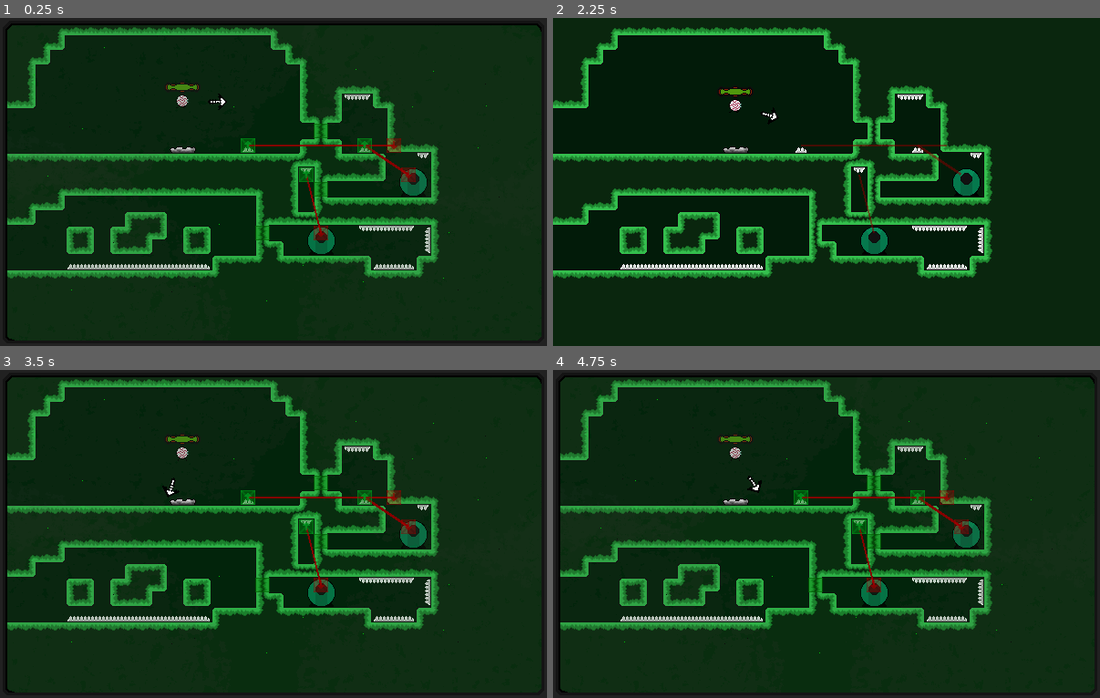
Above: before the commit, frames 1-4 (two rows, left to right).
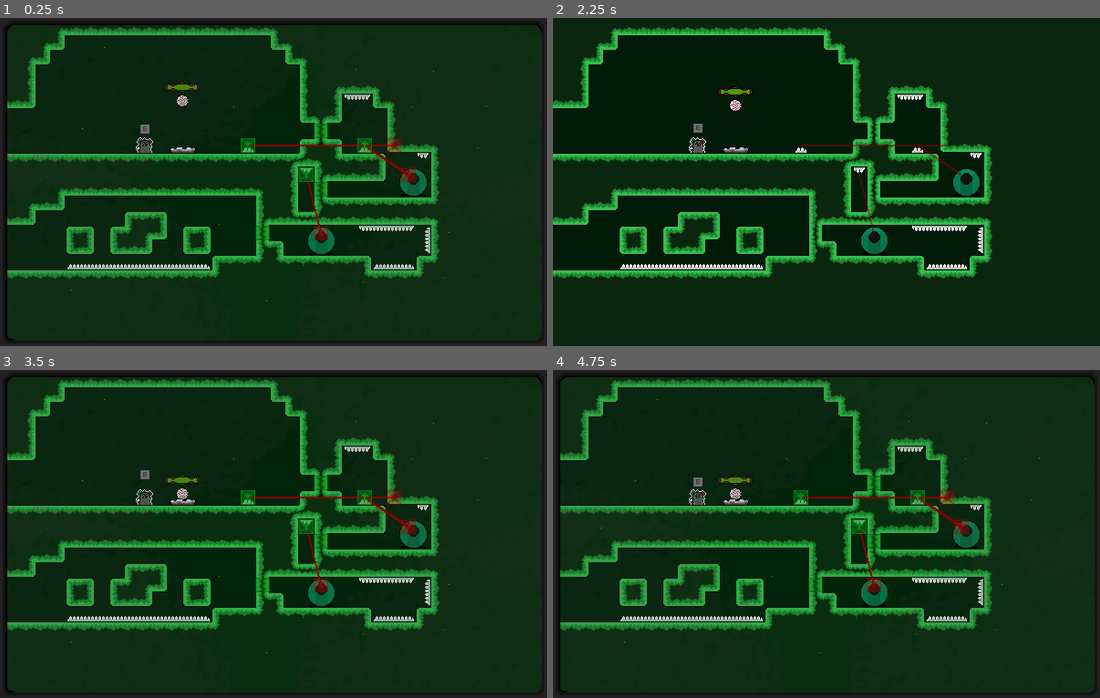
Above: after the commit, the same moments.

Repository: epimetheusgames/EyeSore
Game: Godot game, scene res://Levels/ExamplePuzzleLevel.tscn
Same seed, same stepped clock (60 frames per second), same inputs: the game is played once before the commit and once after it. This scene is started directly instead of the project's main scene.
Inputs (mouse positions are in pixels of both pictures, inside the frame that each line leads up to):
- Up to frame 1 (0.25 s): no input
- Up to frame 2 (2.25 s): click (799, 152) at 0.52 s; click (946, 145) at 1.27 s; tap Enter (ui_accept) at 2 s; move the mouse to (946, 165) at 2.02 s; hold Up (Just_Arrowkey_Up) from 2.03 s (still down); tap E (switch_wire_ui) at 2.1 s
- Up to frame 3 (3.5 s): keep holding Up (Just_Arrowkey_Up); tap Enter (ui_accept) at 2.27, 3.02 s; move the mouse to (164, 550) at 2.77 s; click (164, 550) at 2.85 s; tap E (switch_wire_ui) at 3.05 s
- Up to frame 4 (4.75 s): tap Enter (ui_accept) at 3.5, 4.52 s; move the mouse to (881, 461) at 3.52 s; release Up (Just_Arrowkey_Up) at 3.53 s; hold Down (Just_Arrowkey_Down) 3.53-4.28 s; right-click (881, 461) at 3.6 s; tap E (switch_wire_ui) at 3.8, 4.55 s; move the mouse to (799, 599) at 4.27 s; hold Up (Just_Arrowkey_Up) from 4.28 s (still down); tap Alt (self_destruct) at 4.35 s

The runs differ from the first frame. In frame 1, 0.2% of the frame differs, in the area x 24-42%, y 23-42%; in frame 2, 0.2%; in frame 3, 0.5%, in the area x 24-37%, y 19-42%; in frame 4, 0.5%.
Error in both runs: Attempt to call function 'play' in base 'null instance' on a null instance. (res://Player.gd:184)

Commit message:
implemented the wire terminal, still a little polish to be done

Diff:
--- a/OGPC_Project_Native_Directory/Levels/ExamplePuzzleLevel.tscn
+++ b/OGPC_Project_Native_Directory/Levels/ExamplePuzzleLevel.tscn
@@ -11,6 +11,7 @@
 [ext_resource path="res://Levels/Spikes_TileSet.tres" type="TileSet" id=9]
 [ext_resource path="res://LevelFinish.tscn" type="PackedScene" id=10]
 [ext_resource path="res://OGPC Soundtrack 6.mp3" type="AudioStream" id=11]
+[ext_resource path="res://Wire_Terminal.tscn" type="PackedScene" id=12]
 
 [node name="Level_Manager" type="Node2D"]
 pause_mode = 1
@@ -102,8 +103,16 @@
 stream = ExtResource( 11 )
 autoplay = true
 
+[node name="Wire_Terminal" parent="Save_Functionality" instance=ExtResource( 12 )]
+position = Vector2( -41, 40 )
+z_index = -5
+
+[node name="Terminal_Sprite" parent="Save_Functionality/Wire_Terminal" index="0"]
+frame = 7
+
 [editable path="Save_Functionality/Player_Body"]
 [editable path="Save_Functionality/Wire"]
 [editable path="Save_Functionality/Wire2"]
 [editable path="Save_Functionality/Wire3"]
 [editable path="Save_Functionality/WireUIBox"]
+[editable path="Save_Functionality/Wire_Terminal"]
--- a/OGPC_Project_Native_Directory/Levels/Level_Script.gd
+++ b/OGPC_Project_Native_Directory/Levels/Level_Script.gd
@@ -17,6 +17,8 @@
 var loaded = false
 var deleted_spikes = []
 var deleted_spike_types = []
+var wire_terminals = [] # this will end up being a list of all the nodes in the wire terminal group so the script can iterate through them and check if the player is in range of any of them
+var in_range_of_wire_terminal = false
 
 onready var wire_scene = preload("res://Wire.tscn")
 
@@ -132,6 +134,8 @@
 
 
 func _process(delta):
+	check_for_in_range_terminals()
+
 	if Input.is_action_just_pressed("ui_pause"):
 		get_parent().Open_Pause_Menu()
 
@@ -151,8 +155,10 @@
 			wire._on_Side1_button_down()
 			get_node("Save_Functionality").add_child(wire)
 
-	if Input.is_action_just_pressed("switch_wire_ui") and can_wire_ui:
+	if Input.is_action_just_pressed("switch_wire_ui") and can_wire_ui and in_range_of_wire_terminal:
 		is_wire_ui = not is_wire_ui
+	elif Input.is_action_just_pressed("switch_wire_ui") and is_wire_ui == true:
+		is_wire_ui = false
 
 	var wire_ui_box = get_node("Save_Functionality").get_node("WireUIBox")
 	var player = get_node("Save_Functionality").get_node("Player_Body")
@@ -177,3 +183,10 @@
 	if not loaded:
 		loaded = true
 		set_player_spawnpoint_and_position_reality(health, player_position, spawnpoint, enemy1s, enemy2s, pixelated_bosses, get_tree())
+
+func check_for_in_range_terminals():
+	wire_terminals = get_tree().get_nodes_in_group("Wire_Terminal")
+	for i in wire_terminals:
+		in_range_of_wire_terminal = false
+		if i.is_in_use_range == true:
+			in_range_of_wire_terminal = true
--- a/OGPC_Project_Native_Directory/Player.gd
+++ b/OGPC_Project_Native_Directory/Player.gd
@@ -298,7 +298,8 @@
 		get_parent().add_child(death_particles)
 
 func force_death():
-	position = start_position
+	#position = start_position
+	pass
 
 func _on_Death_Animation_Timer_timeout():
 	$AnimatedSprite.show()
--- a/OGPC_Project_Native_Directory/Player.tscn
+++ b/OGPC_Project_Native_Directory/Player.tscn
@@ -1,10 +1,9 @@
-[gd_scene load_steps=55 format=2]
+[gd_scene load_steps=54 format=2]
 
 [ext_resource path="res://Death_Anim_Transition_Darkness.gd" type="Script" id=1]
 [ext_resource path="res://ProgressBar.tscn" type="PackedScene" id=2]
 [ext_resource path="res://Player.gd" type="Script" id=3]
 [ext_resource path="res://Player_Death_Anim_Transition_Sprite.png" type="Texture" id=4]
-[ext_resource path="res://OGPC_Game_Project_Gun_Position_Indicator.png" type="Texture" id=5]
 [ext_resource path="res://Pixilart Sprite Sheet.png" type="Texture" id=6]
 [ext_resource path="res://OGPC_Player_Bullet_Shockwave_Shader_Outline.png" type="Texture" id=7]
 [ext_resource path="res://OGPC_Project_Player_Health_Bar_Improved_Empty.png" type="Texture" id=8]
@@ -22,6 +21,81 @@
 atlas = ExtResource( 6 )
 region = Rect2( 96, 0, 16, 16 )
 
+[sub_resource type="AtlasTexture" id=87]
+flags = 1
+atlas = ExtResource( 12 )
+region = Rect2( 0, 0, 16, 16 )
+
+[sub_resource type="AtlasTexture" id=88]
+flags = 1
+atlas = ExtResource( 12 )
+region = Rect2( 16, 0, 16, 16 )
+
+[sub_resource type="AtlasTexture" id=89]
+flags = 1
+atlas = ExtResource( 12 )
+region = Rect2( 32, 0, 16, 16 )
+
+[sub_resource type="AtlasTexture" id=86]
+flags = 1
+atlas = ExtResource( 6 )
+region = Rect2( 192, 0, 16, 16 )
+
+[sub_resource type="AtlasTexture" id=94]
+flags = 1
+atlas = ExtResource( 12 )
+region = Rect2( 288, 0, 16, 16 )
+
+[sub_resource type="AtlasTexture" id=95]
+flags = 1
+atlas = ExtResource( 12 )
+region = Rect2( 304, 0, 16, 16 )
+
+[sub_resource type="AtlasTexture" id=96]
+flags = 1
+atlas = ExtResource( 12 )
+region = Rect2( 320, 0, 16, 16 )
+
+[sub_resource type="AtlasTexture" id=97]
+flags = 1
+atlas = ExtResource( 12 )
+region = Rect2( 336, 0, 16, 16 )
+
+[sub_resource type="AtlasTexture" id=98]
+flags = 1
+atlas = ExtResource( 12 )
+region = Rect2( 352, 0, 16, 16 )
+
+[sub_resource type="AtlasTexture" id=99]
+flags = 1
+atlas = ExtResource( 12 )
+region = Rect2( 368, 0, 16, 16 )
+
+[sub_resource type="AtlasTexture" id=100]
+flags = 1
+atlas = ExtResource( 12 )
+region = Rect2( 384, 0, 16, 16 )
+
+[sub_resource type="AtlasTexture" id=101]
+flags = 1
+atlas = ExtResource( 12 )
+region = Rect2( 400, 0, 16, 16 )
+
+[sub_resource type="AtlasTexture" id=102]
+flags = 1
+atlas = ExtResource( 12 )
+region = Rect2( 416, 0, 16, 16 )
+
+[sub_resource type="AtlasTexture" id=103]
+flags = 1
+atlas = ExtResource( 12 )
+region = Rect2( 432, 0, 16, 16 )
+
+[sub_resource type="AtlasTexture" id=104]
+flags = 1
+atlas = ExtResource( 12 )
+region = Rect2( 448, 0, 16, 16 )
+
 [sub_resource type="AtlasTexture" id=78]
 flags = 1
 atlas = ExtResource( 11 )
@@ -37,21 +111,56 @@
 atlas = ExtResource( 11 )
 region = Rect2( 32, 0, 16, 16 )
 
-[sub_resource type="AtlasTexture" id=87]
-flags = 1
-atlas = ExtResource( 12 )
-region = Rect2( 0, 0, 16, 16 )
-
-[sub_resource type="AtlasTexture" id=88]
-flags = 1
-atlas = ExtResource( 12 )
+[sub_resource type="AtlasTexture" id=56]
+flags = 1
+atlas = ExtResource( 6 )
 region = Rect2( 16, 0, 16, 16 )
 
-[sub_resource type="AtlasTexture" id=89]
-flags = 1
-atlas = ExtResource( 12 )
+[sub_resource type="AtlasTexture" id=57]
+flags = 1
+atlas = ExtResource( 6 )
 region = Rect2( 32, 0, 16, 16 )
 
+[sub_resource type="AtlasTexture" id=58]
+flags = 1
+atlas = ExtResource( 6 )
+region = Rect2( 48, 0, 16, 16 )
+
+[sub_resource type="AtlasTexture" id=59]
+flags = 1
+atlas = ExtResource( 6 )
+region = Rect2( 64, 0, 16, 16 )
+
+[sub_resource type="AtlasTexture" id=60]
+flags = 1
+atlas = ExtResource( 6 )
+region = Rect2( 80, 0, 16, 16 )
+
+[sub_resource type="AtlasTexture" id=62]
+flags = 1
+atlas = ExtResource( 6 )
+region = Rect2( 112, 0, 16, 16 )
+
+[sub_resource type="AtlasTexture" id=63]
+flags = 1
+atlas = ExtResource( 6 )
+region = Rect2( 128, 0, 16, 16 )
+
+[sub_resource type="AtlasTexture" id=64]
+flags = 1
+atlas = ExtResource( 6 )
+region = Rect2( 144, 0, 16, 16 )
+
+[sub_resource type="AtlasTexture" id=65]
+flags = 1
+atlas = ExtResource( 6 )
+region = Rect2( 160, 0, 16, 16 )
+
+[sub_resource type="AtlasTexture" id=66]
+flags = 1
+atlas = ExtResource( 6 )
+region = Rect2( 176, 0, 16, 16 )
+
 [sub_resource type="AtlasTexture" id=90]
 flags = 1
 atlas = ExtResource( 12 )
@@ -66,116 +175,6 @@
 flags = 1
 atlas = ExtResource( 12 )
 region = Rect2( 80, 0, 16, 16 )
-
-[sub_resource type="AtlasTexture" id=86]
-flags = 1
-atlas = ExtResource( 6 )
-region = Rect2( 192, 0, 16, 16 )
-
-[sub_resource type="AtlasTexture" id=94]
-flags = 1
-atlas = ExtResource( 12 )
-region = Rect2( 288, 0, 16, 16 )
-
-[sub_resource type="AtlasTexture" id=95]
-flags = 1
-atlas = ExtResource( 12 )
-region = Rect2( 304, 0, 16, 16 )
-
-[sub_resource type="AtlasTexture" id=96]
-flags = 1
-atlas = ExtResource( 12 )
-region = Rect2( 320, 0, 16, 16 )
-
-[sub_resource type="AtlasTexture" id=97]
-flags = 1
-atlas = ExtResource( 12 )
-region = Rect2( 336, 0, 16, 16 )
-
-[sub_resource type="AtlasTexture" id=98]
-flags = 1
-atlas = ExtResource( 12 )
-region = Rect2( 352, 0, 16, 16 )
-
-[sub_resource type="AtlasTexture" id=99]
-flags = 1
-atlas = ExtResource( 12 )
-region = Rect2( 368, 0, 16, 16 )
-
-[sub_resource type="AtlasTexture" id=100]
-flags = 1
-atlas = ExtResource( 12 )
-region = Rect2( 384, 0, 16, 16 )
-
-[sub_resource type="AtlasTexture" id=101]
-flags = 1
-atlas = ExtResource( 12 )
-region = Rect2( 400, 0, 16, 16 )
-
-[sub_resource type="AtlasTexture" id=102]
-flags = 1
-atlas = ExtResource( 12 )
-region = Rect2( 416, 0, 16, 16 )
-
-[sub_resource type="AtlasTexture" id=103]
-flags = 1
-atlas = ExtResource( 12 )
-region = Rect2( 432, 0, 16, 16 )
-
-[sub_resource type="AtlasTexture" id=104]
-flags = 1
-atlas = ExtResource( 12 )
-region = Rect2( 448, 0, 16, 16 )
-
-[sub_resource type="AtlasTexture" id=56]
-flags = 1
-atlas = ExtResource( 6 )
-region = Rect2( 16, 0, 16, 16 )
-
-[sub_resource type="AtlasTexture" id=57]
-flags = 1
-atlas = ExtResource( 6 )
-region = Rect2( 32, 0, 16, 16 )
-
-[sub_resource type="AtlasTexture" id=58]
-flags = 1
-atlas = ExtResource( 6 )
-region = Rect2( 48, 0, 16, 16 )
-
-[sub_resource type="AtlasTexture" id=59]
-flags = 1
-atlas = ExtResource( 6 )
-region = Rect2( 64, 0, 16, 16 )
-
-[sub_resource type="AtlasTexture" id=60]
-flags = 1
-atlas = ExtResource( 6 )
-region = Rect2( 80, 0, 16, 16 )
-
-[sub_resource type="AtlasTexture" id=62]
-flags = 1
-atlas = ExtResource( 6 )
-region = Rect2( 112, 0, 16, 16 )
-
-[sub_resource type="AtlasTexture" id=63]
-flags = 1
-atlas = ExtResource( 6 )
-region = Rect2( 128, 0, 16, 16 )
-
-[sub_resource type="AtlasTexture" id=64]
-flags = 1
-atlas = ExtResource( 6 )
-region = Rect2( 144, 0, 16, 16 )
-
-[sub_resource type="AtlasTexture" id=65]
-flags = 1
-atlas = ExtResource( 6 )
-region = Rect2( 160, 0, 16, 16 )
-
-[sub_resource type="AtlasTexture" id=66]
-flags = 1
-atlas = ExtResource( 6 )
-region = Rect2( 176, 0, 16, 16 )
 
 [sub_resource type="SpriteFrames" id=1]
 animations = [ {
@@ -189,30 +188,30 @@
 "name": "Idle_Right",
 "speed": 5.0
 }, {
+"frames": [ SubResource( 87 ), SubResource( 88 ), SubResource( 89 ) ],
+"loop": false,
+"name": "Jumping_Left",
+"speed": 15.0
+}, {
+"frames": [ SubResource( 86 ), SubResource( 94 ), SubResource( 95 ), SubResource( 96 ), SubResource( 97 ), SubResource( 98 ), SubResource( 99 ), SubResource( 100 ), SubResource( 101 ), SubResource( 102 ), SubResource( 103 ), SubResource( 104 ) ],
+"loop": true,
+"name": "Walking_Left",
+"speed": 20.0
+}, {
 "frames": [ SubResource( 78 ), SubResource( 79 ), SubResource( 80 ) ],
 "loop": false,
 "name": "Jumping_Center",
 "speed": 15.0
 }, {
-"frames": [ SubResource( 87 ), SubResource( 88 ), SubResource( 89 ) ],
-"loop": false,
-"name": "Jumping_Left",
-"speed": 15.0
+"frames": [ SubResource( 56 ), SubResource( 57 ), SubResource( 58 ), SubResource( 59 ), SubResource( 60 ), SubResource( 61 ), SubResource( 62 ), SubResource( 63 ), SubResource( 64 ), SubResource( 65 ), SubResource( 66 ) ],
+"loop": true,
+"name": "Walking_Right",
+"speed": 20.0
 }, {
 "frames": [ SubResource( 90 ), SubResource( 91 ), SubResource( 92 ) ],
 "loop": false,
 "name": "Jumping_Right",
 "speed": 15.0
-}, {
-"frames": [ SubResource( 86 ), SubResource( 94 ), SubResource( 95 ), SubResource( 96 ), SubResource( 97 ), SubResource( 98 ), SubResource( 99 ), SubResource( 100 ), SubResource( 101 ), SubResource( 102 ), SubResource( 103 ), SubResource( 104 ) ],
-"loop": true,
-"name": "Walking_Left",
-"speed": 20.0
-}, {
-"frames": [ SubResource( 56 ), SubResource( 57 ), SubResource( 58 ), SubResource( 59 ), SubResource( 60 ), SubResource( 61 ), SubResource( 62 ), SubResource( 63 ), SubResource( 64 ), SubResource( 65 ), SubResource( 66 ) ],
-"loop": true,
-"name": "Walking_Right",
-"speed": 20.0
 } ]
 
 [sub_resource type="CapsuleShape2D" id=93]
@@ -327,7 +326,6 @@
 rotation = 0.785398
 scale = Vector2( 2, 2 )
 z_index = 5
-texture = ExtResource( 5 )
 
 [node name="Player_Bullet_Position" type="Position2D" parent="Player_Gun_Base"]
 rotation = -1.5708
--- /dev/null
+++ b/OGPC_Project_Native_Directory/Wire_Terminal.gd
@@ -0,0 +1,25 @@
+extends Node2D
+
+export (float, 1, 1000) var frequency = 5
+export (float, 1000) var amplitude = 150
+var time = 0
+
+var is_in_use_range = false
+
+
+func _ready():
+	$Terminal_Background_Sprite.hide()
+	self.add_to_group("Wire_Terminal")
+
+func _on_Player_Use_Range_body_entered(body):
+	$Terminal_Background_Sprite.show()
+	is_in_use_range = true
+
+func _on_Player_Use_Range_body_exited(body):
+	$Terminal_Background_Sprite.hide()
+	is_in_use_range = false
+
+func _physics_process(delta):
+	time += delta
+	var movement = cos(time * frequency) * amplitude
+	$Btn_Prompt_Spr.position.y += (movement * delta)
--- /dev/null
+++ b/OGPC_Project_Native_Directory/Wire_Terminal.tscn
@@ -0,0 +1,88 @@
+[gd_scene load_steps=15 format=2]
+
+[ext_resource path="res://Wire_Terminal.gd" type="Script" id=1]
+[ext_resource path="res://ogpc_wire_access_terminal_background.png" type="Texture" id=2]
+[ext_resource path="res://ogpc_wire_access_terminal_spritesheet.png" type="Texture" id=3]
+[ext_resource path="res://press_e_to_use.png" type="Texture" id=4]
+
+[sub_resource type="AtlasTexture" id=1]
+flags = 1
+atlas = ExtResource( 3 )
+region = Rect2( 0, 0, 20, 17 )
+
+[sub_resource type="AtlasTexture" id=2]
+flags = 1
+atlas = ExtResource( 3 )
+region = Rect2( 20, 0, 20, 17 )
+
+[sub_resource type="AtlasTexture" id=3]
+flags = 1
+atlas = ExtResource( 3 )
+region = Rect2( 40, 0, 20, 17 )
+
+[sub_resource type="AtlasTexture" id=4]
+flags = 1
+atlas = ExtResource( 3 )
+region = Rect2( 60, 0, 20, 17 )
+
+[sub_resource type="AtlasTexture" id=5]
+flags = 1
+atlas = ExtResource( 3 )
+region = Rect2( 80, 0, 20, 17 )
+
+[sub_resource type="AtlasTexture" id=6]
+flags = 1
+atlas = ExtResource( 3 )
+region = Rect2( 100, 0, 20, 17 )
+
+[sub_resource type="AtlasTexture" id=7]
+flags = 1
+atlas = ExtResource( 3 )
+region = Rect2( 120, 0, 20, 17 )
+
+[sub_resource type="AtlasTexture" id=8]
+flags = 1
+atlas = ExtResource( 3 )
+region = Rect2( 140, 0, 20, 17 )
+
+[sub_resource type="SpriteFrames" id=9]
+animations = [ {
+"frames": [ SubResource( 1 ), SubResource( 2 ), SubResource( 3 ), SubResource( 4 ), SubResource( 5 ), SubResource( 6 ), SubResource( 7 ), SubResource( 8 ) ],
+"loop": true,
+"name": "Idle",
+"speed": 5.0
+} ]
+
+[sub_resource type="CapsuleShape2D" id=10]
+radius = 14.0
+height = 6.0
+
+[node name="Wire_Terminal" type="Node2D" groups=["Wire_Terminal"]]
+script = ExtResource( 1 )
+frequency = 3.0
+amplitude = 12.0
+
+[node name="Terminal_Sprite" type="AnimatedSprite" parent="."]
+frames = SubResource( 9 )
+animation = "Idle"
+frame = 4
+playing = true
+
+[node name="Terminal_Background_Sprite" type="Sprite" parent="."]
+visible = false
+texture = ExtResource( 2 )
+
+[node name="Player_Use_Range" type="Area2D" parent="."]
+
+[node name="Player_Use_Range_Collider" type="CollisionShape2D" parent="Player_Use_Range"]
+rotation = 1.5708
+shape = SubResource( 10 )
+
+[node name="Btn_Prompt_Spr" type="Sprite" parent="."]
+self_modulate = Color( 1, 1, 1, 0.972549 )
+position = Vector2( 0, -21 )
+z_index = 10
+texture = ExtResource( 4 )
+
+[connection signal="body_entered" from="Player_Use_Range" to="." method="_on_Player_Use_Range_body_entered"]
+[connection signal="body_exited" from="Player_Use_Range" to="." method="_on_Player_Use_Range_body_exited"]
Not shown: 1 places in OGPC_Project_Native_Directory/Levels/ExamplePuzzleLevel.tscn that only renumber resources
Binary file changed: OGPC_Project_Native_Directory/ogpc_wire_access_terminal.aseprite
Binary file added: OGPC_Project_Native_Directory/ogpc_wire_access_terminal_background.png
Not shown, added: OGPC_Project_Native_Directory/ogpc_wire_access_terminal_background.png.import
Not shown, added: OGPC_Project_Native_Directory/ogpc_wire_access_terminal_spritesheet.png.import
Binary file added: OGPC_Project_Native_Directory/press_e_to_use.aseprite
Binary file added: OGPC_Project_Native_Directory/press_e_to_use.png
Not shown, added: OGPC_Project_Native_Directory/press_e_to_use.png.import
